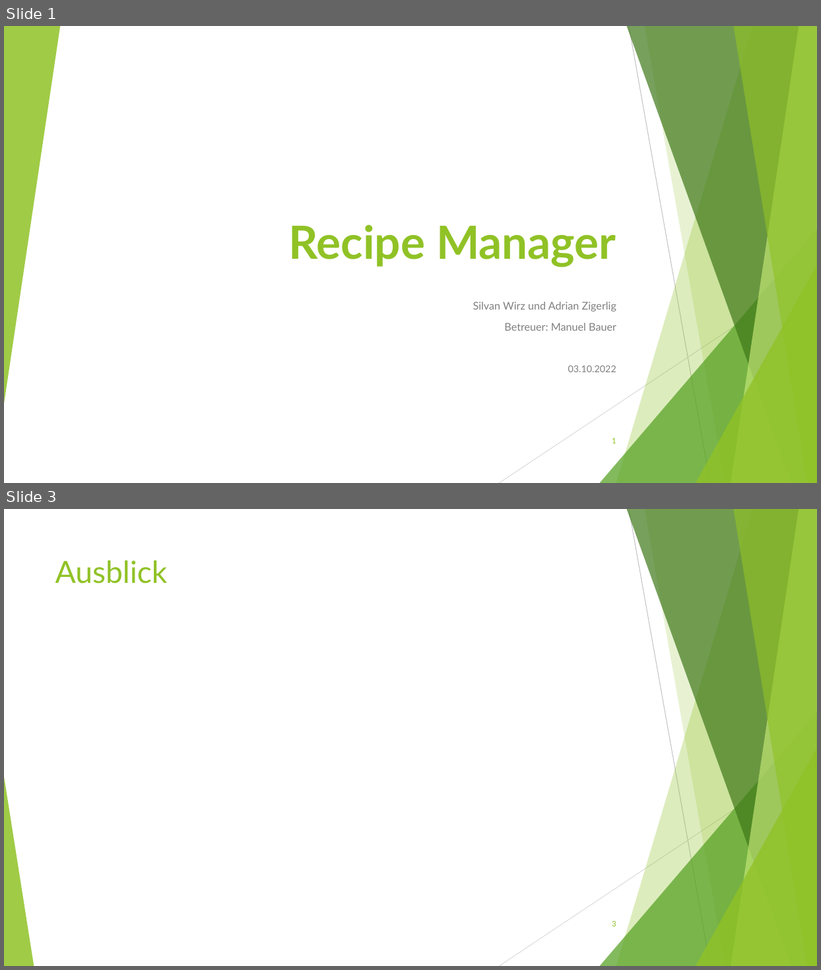
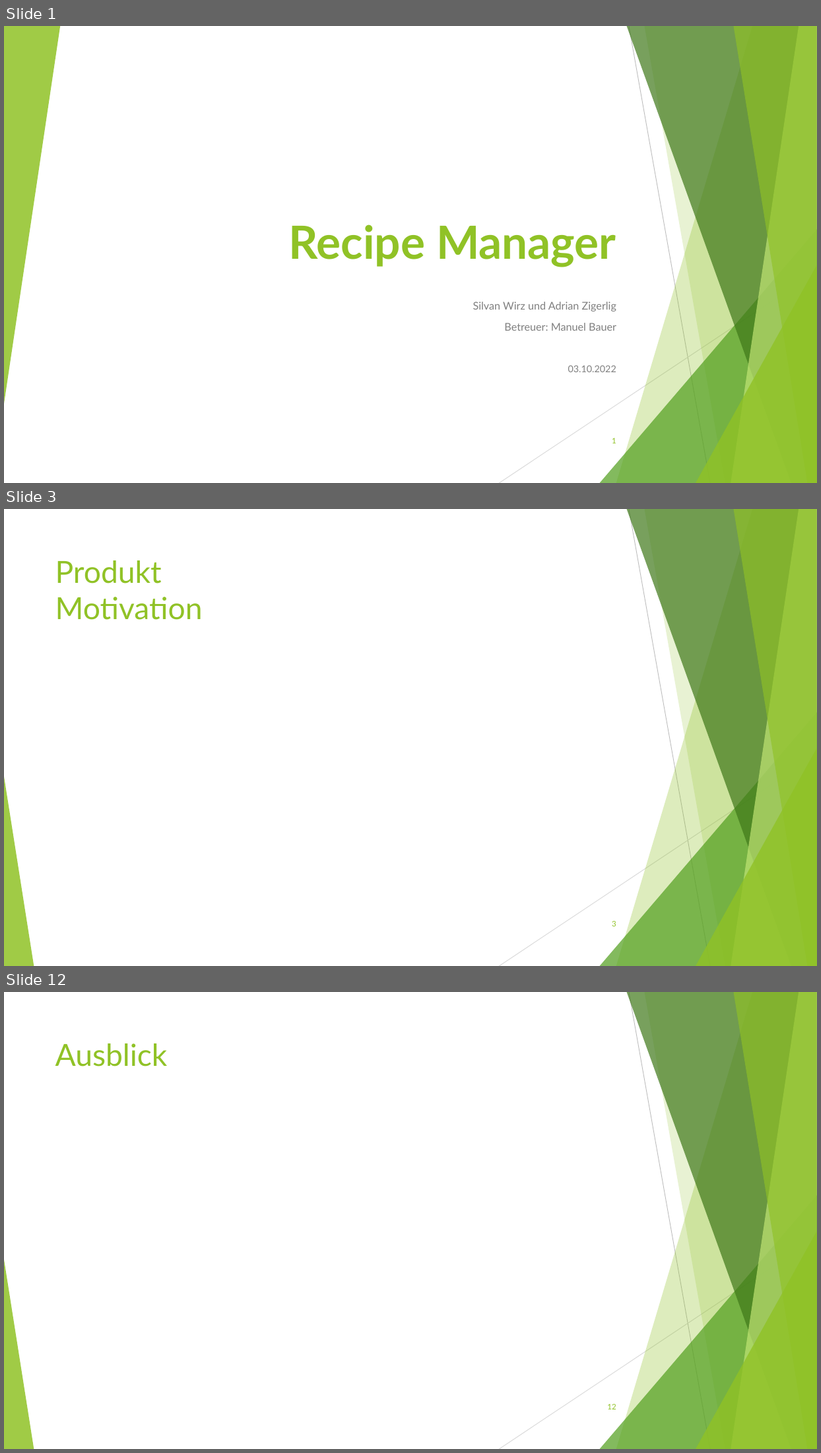
Before and after one commit to BirbsOfPrey/RecipeManager-Project, a slide deck: Präsentation/RecipeManager_Präsentation.pptx. Shown one above the other, each under a label of ours: slides 1 and 3 before the commit, slides 1, 3 and 12 after it; the slides between them are not shown. The pictures are 821x970 and 821x1453 pixels, drawn with LibreOffice and Linux fonts; fonts in the diff are those of the drawing. Boxes give left, top, right and bottom in pixels: in the first picture for what was removed or moved away, otherwise in the second. Text is boxed around its words. In the diff, an @@ line names an element or a change of style, - is before the commit and + after.

```diff
--- a/Präsentation/RecipeManager_Präsentation.pptx
+++ b/Präsentation/RecipeManager_Präsentation.pptx
@@ slide 3 added at [4, 509, 817, 966], background #FFFFFF; not listed: 10 template elements that a slide beside it also shows @@
@@ title added at [55, 560, 203, 620], 36 pt, text #90C226 @@
+Produkt
+Motivation
@@ page number added at [612, 921, 616, 927], 9 pt, text #90C226 @@
+3
@@ what was slide 3 is now slide 12 @@
@@ page number at [607, 1404, 616, 1410]: text changed @@
-3
+12
```
Also in this commit, not shown: 1 slide changed, 8 other slides added.
